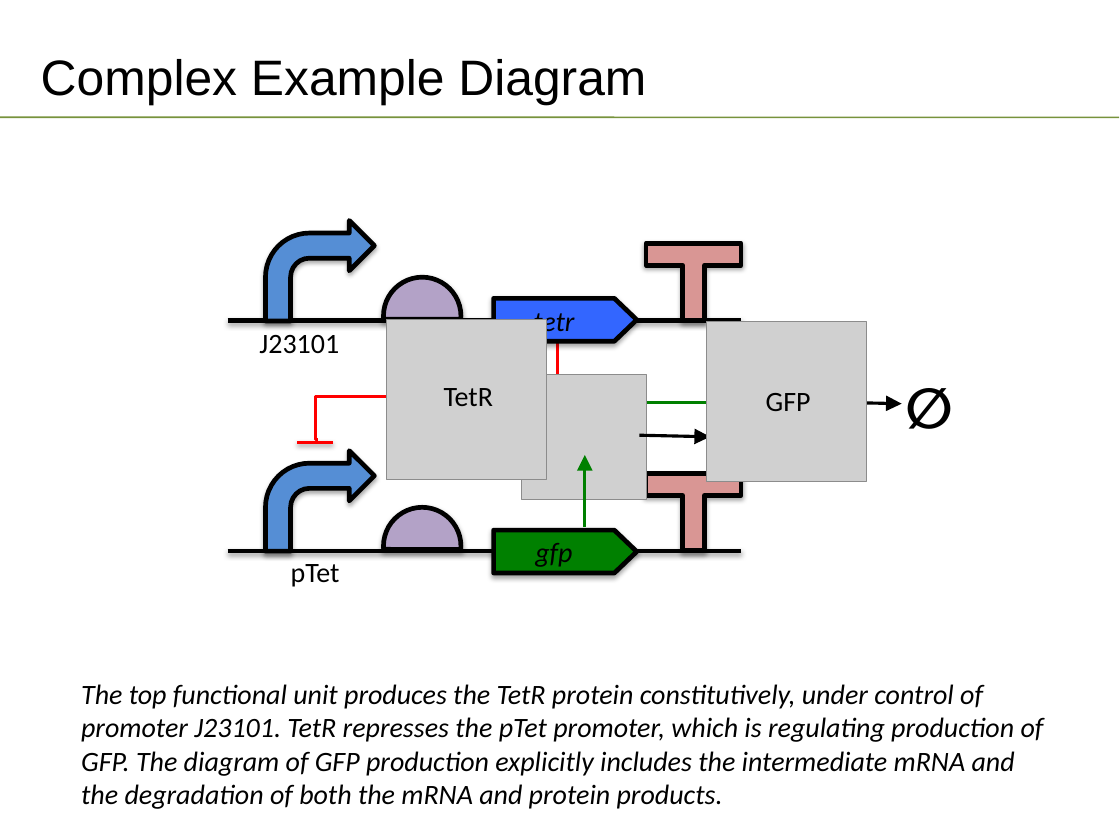
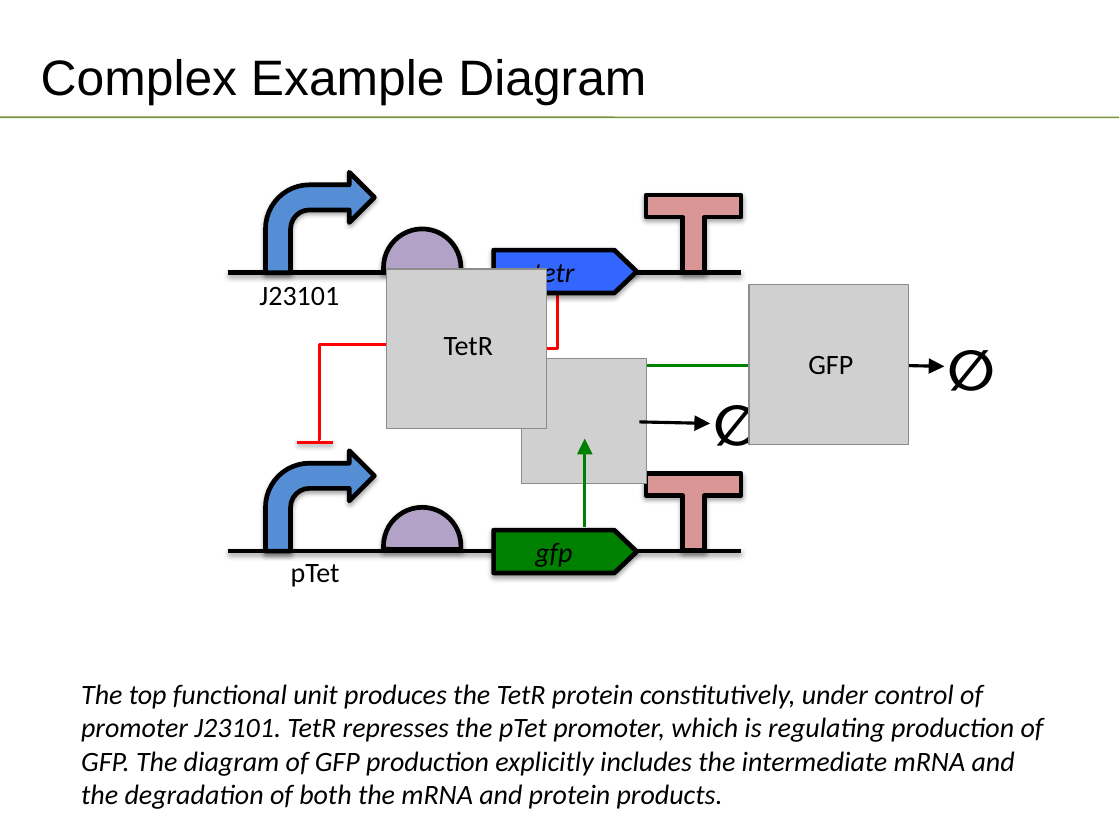
Before and after one commit to SynBioDex/Community-Media, a slide deck: slide 4 of 2018/Visual-Quickstart/SBOL Visual 2.0 Quickstart.pptx. Drawn at 1120x840 pixels with LibreOffice and Linux fonts; fonts in the diff are those of the drawing; grey boxes stand for pictures; background and template pictures are left out. Boxes give left, top, right and bottom in pixels: in the first picture for what was removed or moved away, otherwise in the second. Text is boxed around its words. In the diff, an @@ line names an element or a change of style, - is before the commit and + after.

```diff
--- a/2018/Visual-Quickstart/SBOL Visual 2.0 Quickstart.pptx
+++ b/2018/Visual-Quickstart/SBOL Visual 2.0 Quickstart.pptx
@@ 2 texts, 1 picture, 1 right arrow, 1 line, 1 bent arrow, 1 left right up arrow, 1 chord (boxed as its full ellipse), 1 elbow arrow: place and size @@
-2 texts, 1 picture, 1 right arrow, 1 line, 1 bent arrow, 1 left right up arrow, 1 chord (boxed as its full ellipse), 1 elbow arrow at box(227, 221, 741, 479)
+2 texts, 1 picture, 1 right arrow, 1 line, 1 bent arrow, 1 left right up arrow, 1 chord (boxed as its full ellipse), 1 elbow arrow at box(227, 172, 741, 429)
@@ 2 texts, 1 picture: place and size @@
-2 texts, 1 picture at box(707, 321, 962, 482)
+2 texts, 1 picture at box(749, 284, 1005, 445)
@@ elbow line moved from (426, 396) - (318, 439) to (427, 345) - (318, 439) @@
@@ elbow arrow moved from (585, 419) - (741, 402) to (587, 402) - (785, 365) @@
@@ 1 picture, 1 arrow, 1 text: place and size @@
-1 picture, 1 arrow, 1 text at box(522, 375, 771, 500)
+1 picture, 1 arrow, 1 text at box(522, 358, 771, 483)
@@ arrow moved from (831, 402) - (902, 403) to (874, 365) - (944, 366) @@
@@ arrow moved from (585, 528) - (585, 455) to (585, 528) - (585, 439) @@
```
Also in this commit, not shown: 4 other files.
